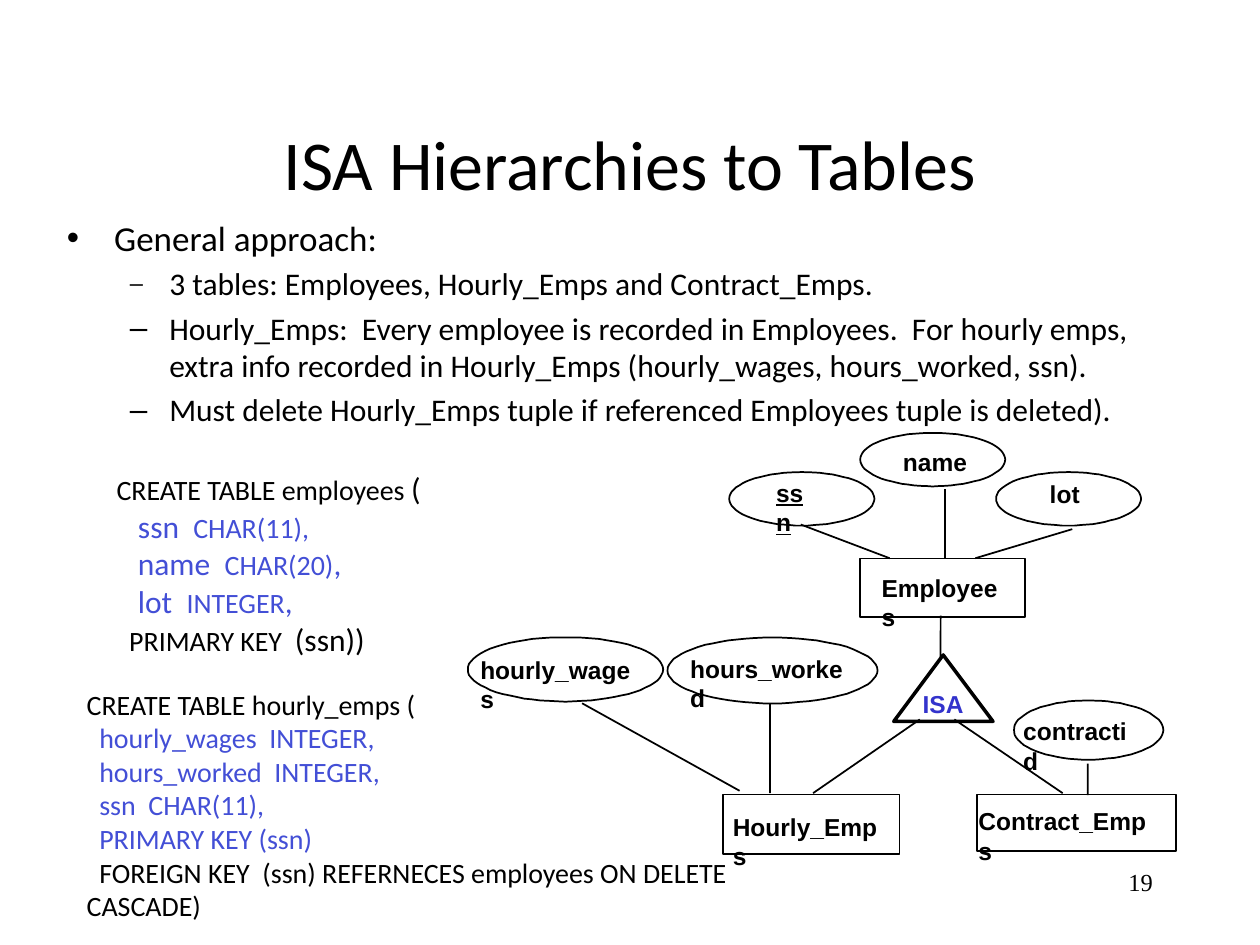
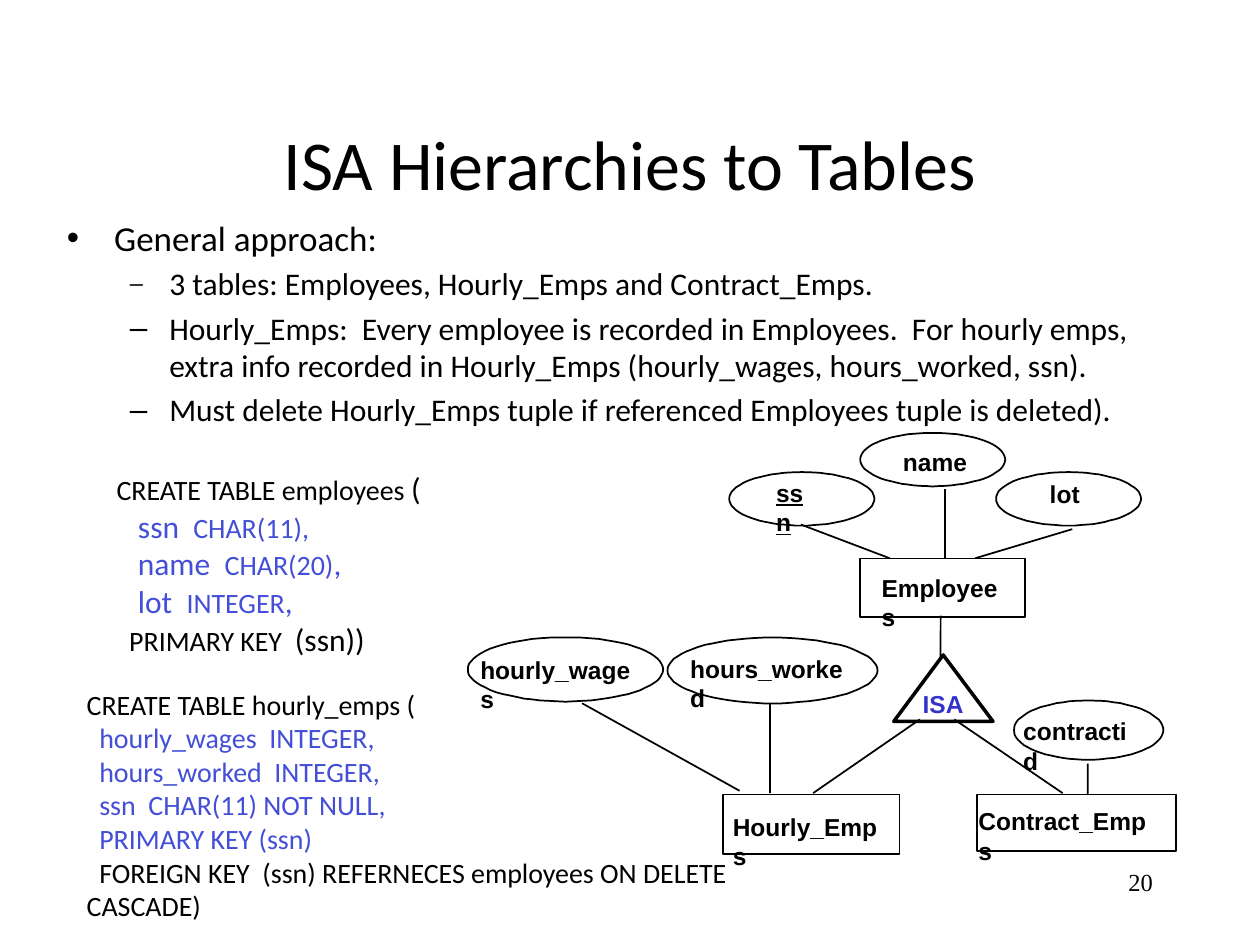
Before and after one commit to yazduni-cs/database-fall2018, a slide deck: slide 20 of lectures/lecture19/Lecture_19_ER_to_Relational.pptx (slide 19 before the commit). Drawn at 1260x945 pixels with LibreOffice and Linux fonts; fonts in the diff are those of the drawing. Boxes give left, top, right and bottom in pixels: in the first picture for what was removed or moved away, otherwise in the second. Text is boxed around its words. In the diff, an @@ line names an element or a change of style, - is before the commit and + after.

Commit message:
Updated lec 19.

```diff
--- a/lectures/lecture19/Lecture_19_ER_to_Relational.pptx
+++ b/lectures/lecture19/Lecture_19_ER_to_Relational.pptx
@@ text at box(99, 794, 386, 819): text changed @@
-ssn CHAR(11),
+ssn CHAR(11) NOT NULL,
@@ page number at box(1128, 874, 1153, 892): text changed @@
-19
+20
```
Also in this commit, not shown: 1 slide added.
